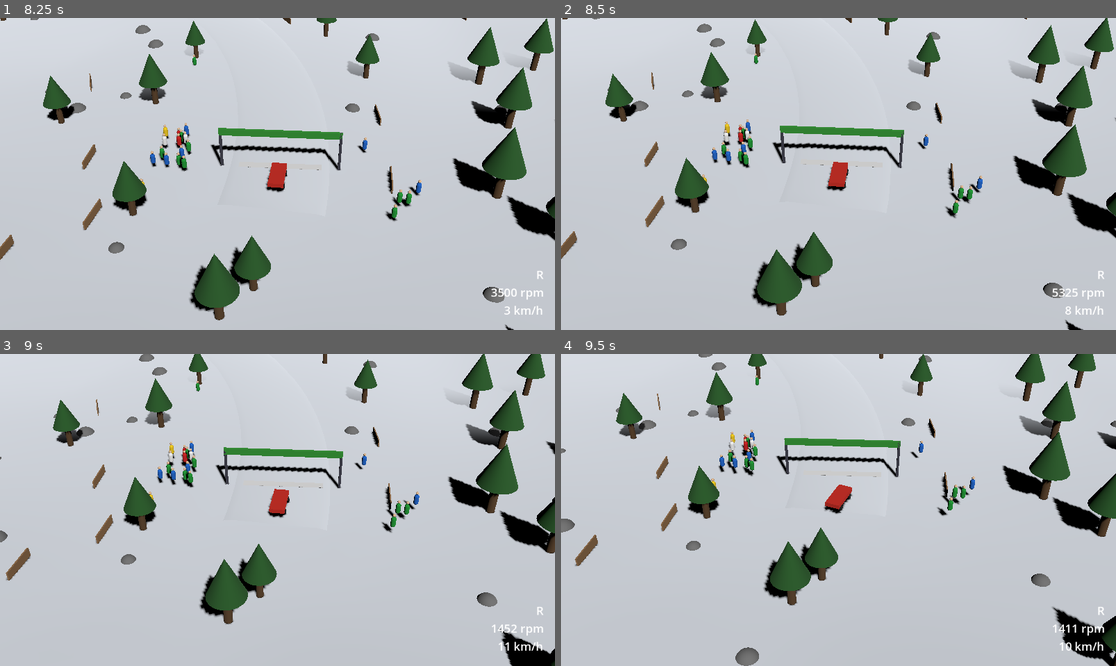
Above: before the commit, frames 1-4 (two rows, left to right).
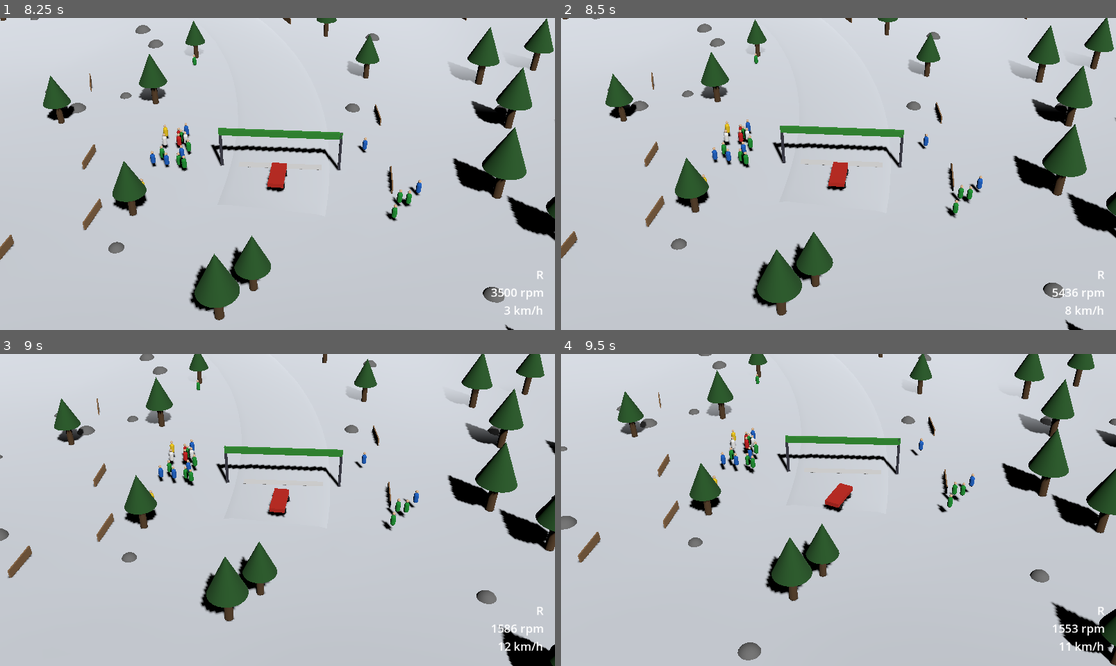
Above: after the commit, the same moments.

Repository: JulianHeissinger/RallyGame
Game: Godot game, scene res://scenes/stage.tscn
Same seed, same stepped clock (60 frames per second), same inputs: the game is played once before the commit and once after it. The project has no main scene, so this scene is started directly.
Inputs:
- Up to frame 1 (8.25 s): hold D (steer_right) 0.53-1.28 s; hold R (reroll_stage) 0.53-1.28 s; hold S (brake) 1.28-2.03 s; tap W (throttle) every 1.5 s from 1.35 to 7.35 s; hold D (steer_right) 2.03-2.78 s; hold R (reroll_stage) 2.03-2.78 s; hold Shift (shift_up) 2.78-3.53 s; hold R (reroll_stage) 3.53-4.28 s; hold A (steer_left) 3.53-5.03 s; hold S (brake) 5.03-5.78 s; hold R (reroll_stage) 5.03-5.78 s; hold D (steer_right) 5.78-6.53 s; hold Shift (shift_up) 6.53-7.28 s; hold R (reroll_stage) 6.53-7.28 s; hold D (steer_right) 7.28-8.03 s; hold S (brake) from 8.03 s (still down); hold R (reroll_stage) from 8.03 s (still down)
- Up to frame 2 (8.5 s): keep holding S (brake); keep holding R (reroll_stage)
- Up to frame 3 (9 s): release S (brake) at 8.78 s; release R (reroll_stage) at 8.78 s; hold A (steer_left) from 8.78 s (still down); tap W (throttle) at 8.85 s
- Up to frame 4 (9.5 s): keep holding A (steer_left)

Frame 1 is identical in both runs. In frame 2, 0.2% of the frame differs, in the area x 0-100%, y 0-100%; in frame 3, 3.8%; in frame 4, 5.9%.

Commit message:
tune: raise snow grip to 0.75
At 0.6 full lock at 60 km/h spun the car because the yaw assist asks for
more grip than snow had. Notes the measurement, the stage drive after
6.10, and how to measure surface variants.

Diff:
--- a/scripts/car/surface.gd
+++ b/scripts/car/surface.gd
@@ -8,7 +8,7 @@
 	"tarmac": 1.2,
 	"gravel": 1.0,
 	"grass": 0.8,
-	"snow": 0.6,
+	"snow": 0.75,
 	"ice": 0.4,
 }
 ## Placeholder colours for road and terrain meshes.
Not shown, changed: AGENTS.md
Not shown, changed: docs/roadmap.md
